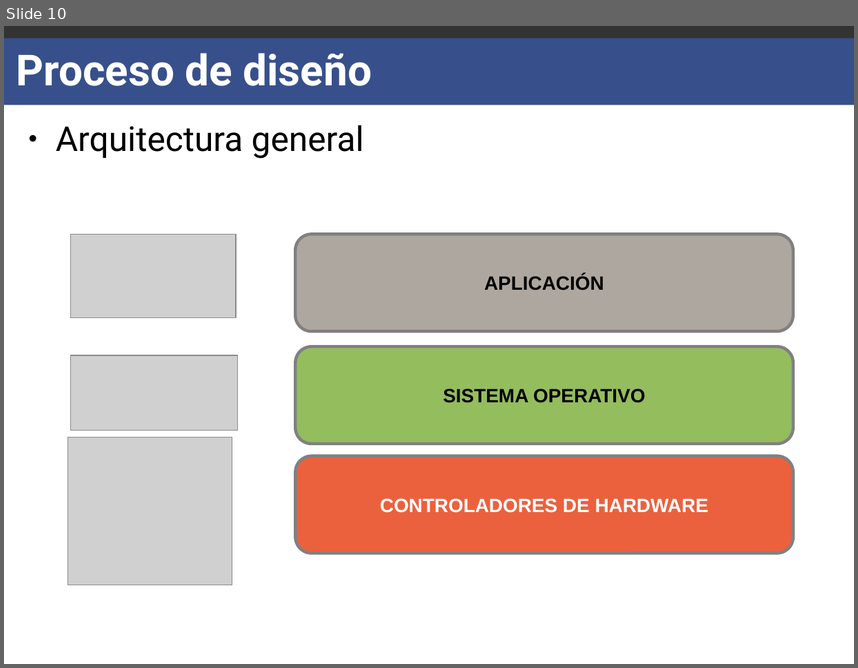
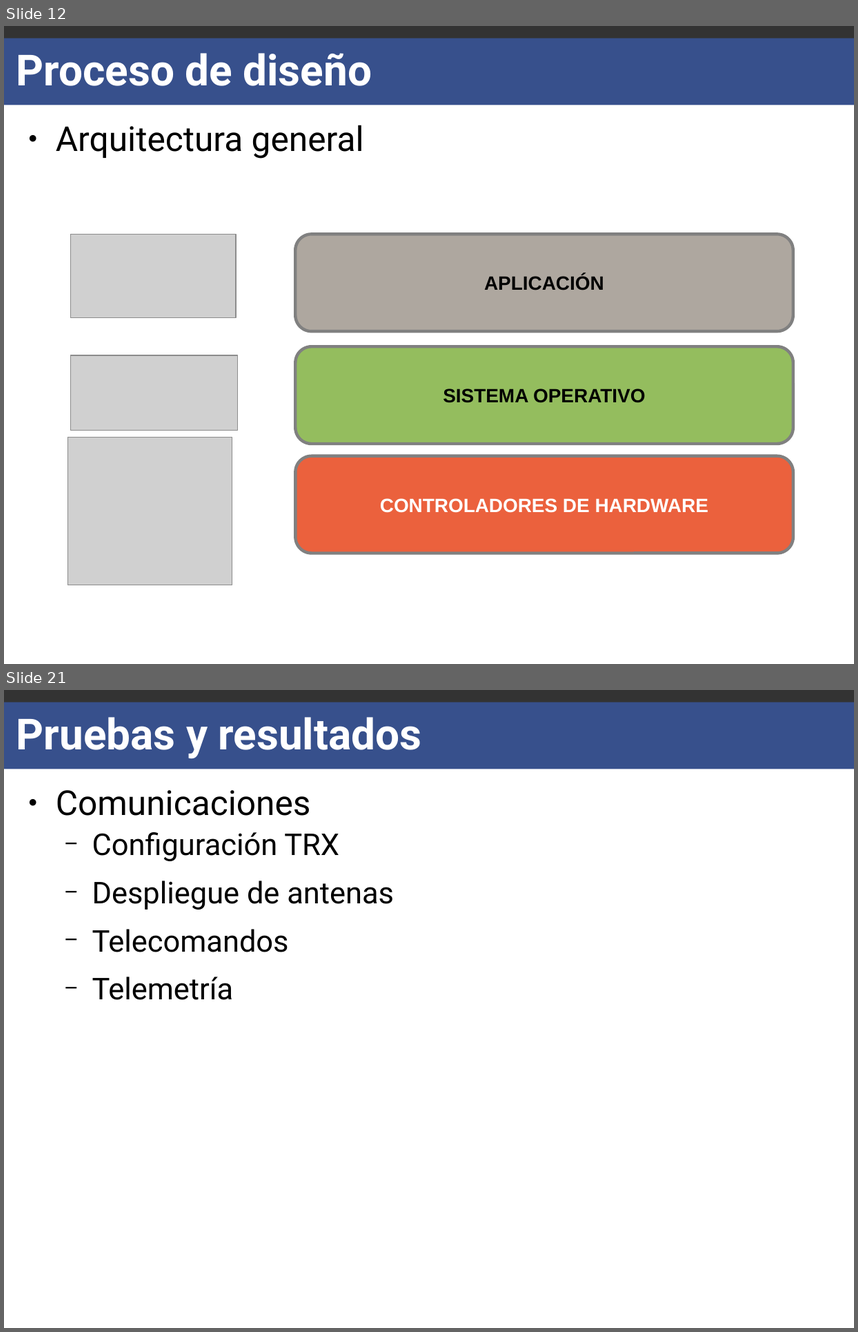
Before and after one commit to carlgonz/Trabajo-de-titulo, a slide deck: Presentacion/Moria-Presentacion.odp. Shown one above the other, each under a label of ours: slide 10 before the commit, slides 12 and 21 after it; the slides between them are not shown. The pictures are 858x668 and 858x1332 pixels, drawn with LibreOffice and Linux fonts; fonts in the diff are those of the drawing; grey boxes stand for pictures. Boxes give left, top, right and bottom in pixels: in the first picture for what was removed or moved away, otherwise in the second. Text is boxed around its words. In the diff, an @@ line names an element or a change of style, - is before the commit and + after.

```diff
--- a/Presentacion/Moria-Presentacion.odp
+++ b/Presentacion/Moria-Presentacion.odp
@@ slide 21 added at (4,690,854,1328), background #FFFFFF; not listed: 2 template elements that a slide beside it also shows @@
@@ title added at (16,717,422,759), 40 pt, text #FFFFFF, bold @@
+Pruebas y resultados
@@ text added at (56,790,394,1000), 28 pt, text #000000 @@
+● Comunicaciones
+  − Configuración TRX
+  − Despliegue de antenas
+  − Telecomandos
+  − Telemetría
@@ what was slide 10 is now slide 12 @@
```
Also in this commit, not shown: 6 slides changed, 12 other slides added, 1 slide removed, 2 other files.
